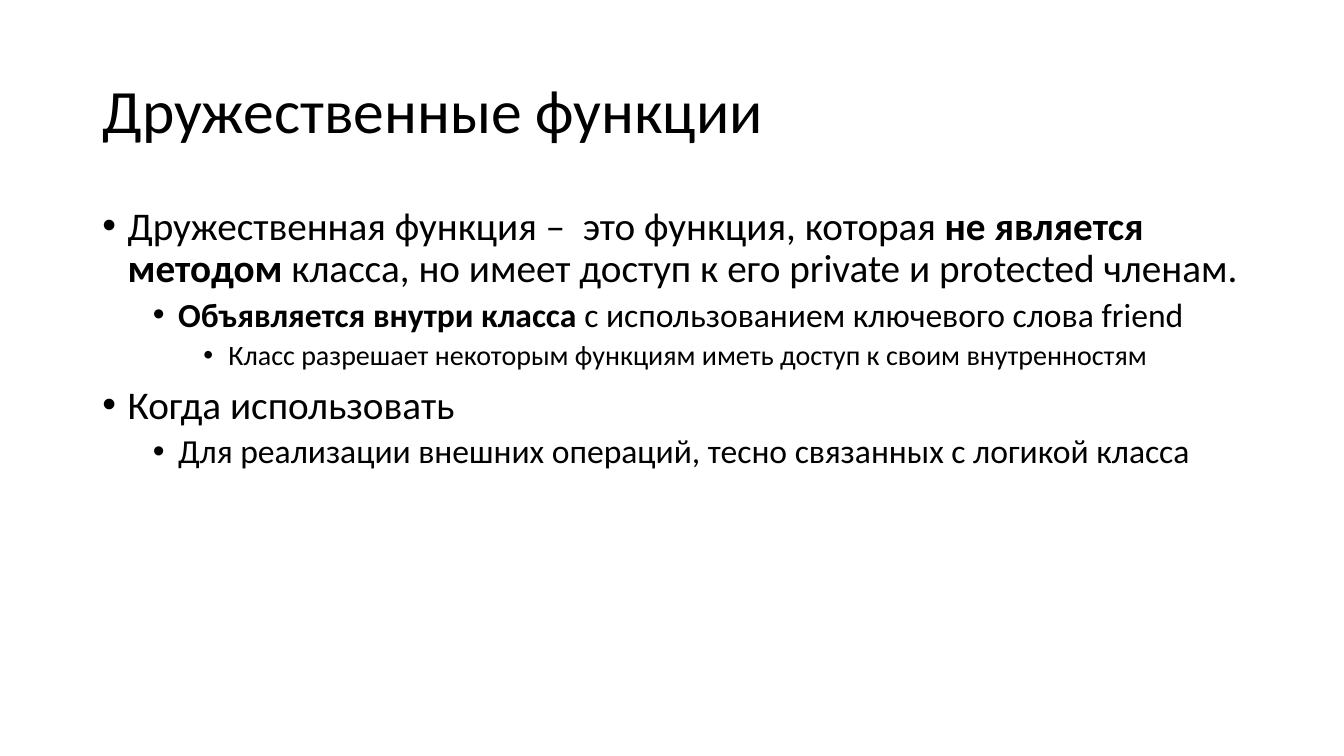
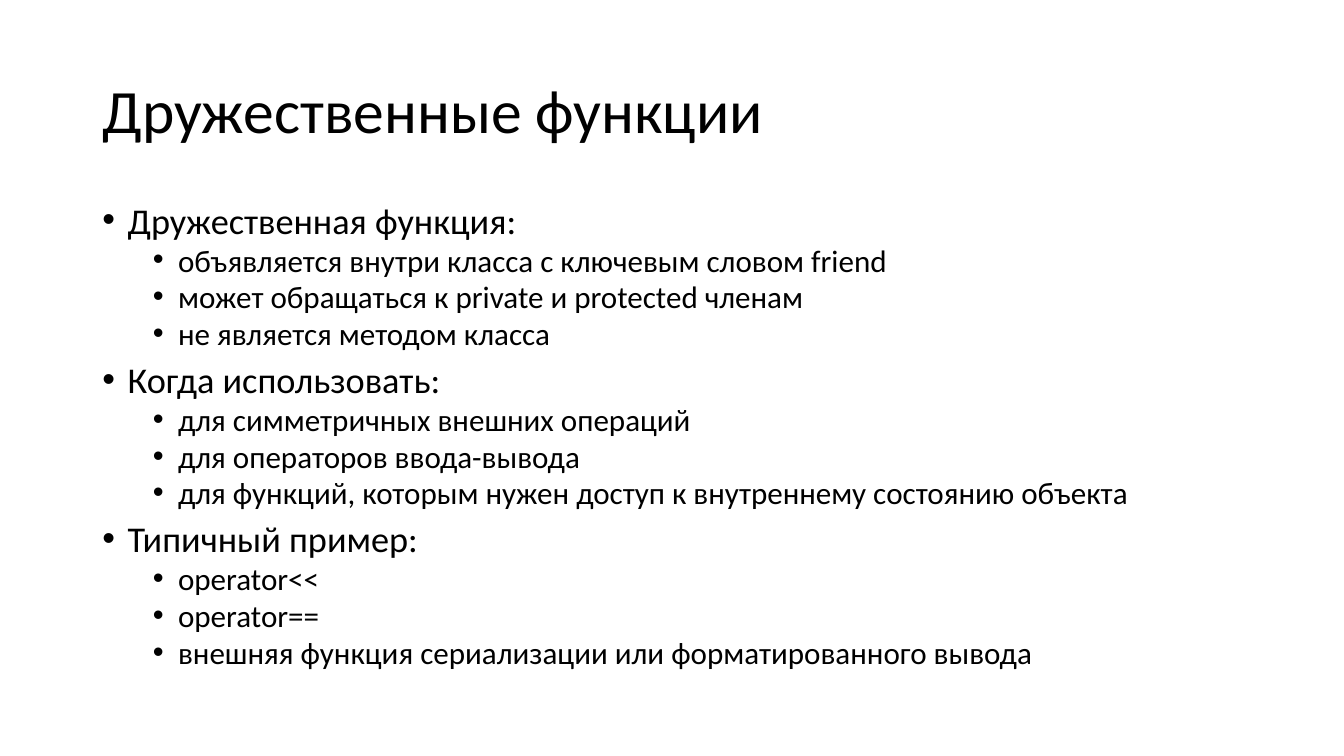
Before and after one commit to alexey-malov/oop, a slide deck: slide 3 of lectures/04/Дружественные функции и классы. Перегрузка операций.pptx (slide 2 before the commit). Drawn at 1344x756 pixels with LibreOffice and Linux fonts; fonts in the diff are those of the drawing. Boxes give left, top, right and bottom in pixels: in the first picture for what was removed or moved away, otherwise in the second. Text is boxed around its words. In the diff, an @@ line names an element or a change of style, - is before the commit and + after.

Commit message:
обновил лекции про наследование и перегрузку операций

```diff
--- a/lectures/04/Дружественные функции и классы. Перегрузка операций.pptx
+++ b/lectures/04/Дружественные функции и классы. Перегрузка операций.pptx
@@ text at bbox=[128, 209, 1127, 669]: text changed; size 28 to 22.2 pt @@
-• Дружественная функция – это функция, которая не является методом класса, но имеет доступ к его private и protected членам.
-  • Объявляется внутри класса с использованием ключевого слова friend
-    • Класс разрешает некоторым функциям иметь доступ к своим внутренностям
-• Когда использовать
-  • Для реализации внешних операций, тесно связанных с логикой класса
+• Дружественная функция:
+  • объявляется внутри класса с ключевым словом friend
+  • может обращаться к private и protected членам
+  • не является методом класса
+• Когда использовать:
+  • для симметричных внешних операций
+  • для операторов ввода-вывода
+  • для функций, которым нужен доступ к внутреннему состоянию объекта
+• Типичный пример:
+  • operator<<
+  • operator==
+  • внешняя функция сериализации или форматированного вывода
```
Also in this commit, not shown: 15 other slides changed, 8 slides added, 19 slides removed, 1 other file.
